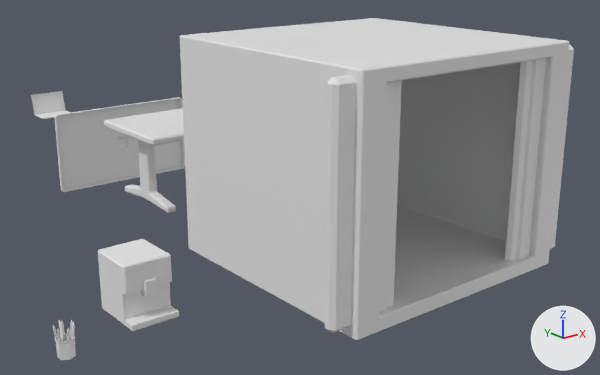
A saved change to the FBX model My project/Assets/Objects/Bas/props.fbx.
Rendered twice from a 50 mm lens placed at (-4.21, -4.44, 2.37), pointed at (0.47, 1.4, 0.03). Arrows for +X, +Y and +Z are at lower right; the lights stay in place. Where no turn or scale is listed for an object, it has been applied to the vertices.

Script lines for the objects in view, before the commit:
```python
me_cube_004 = bpy.data.meshes.new('Cube.004')
me_cube_004.from_pydata(...)  # 116 vertices, 126 faces; spans x -0.215..0.215, y -0.14..0.206, z 0.0..0.267
me_cube_005 = bpy.data.meshes.new('Cube.005')
me_cube_005.from_pydata(...)  # 300 vertices, 295 faces; spans x -1.16..1.16, y 0.0..2.0, z -0.1..1.6
me_cube_006 = bpy.data.meshes.new('Cube.006')
me_cube_006.from_pydata(...)  # 52 vertices, 48 faces; spans x -0.165..0.165, y -0.207..0.207, z 0.0..0.414
me_cube_007 = bpy.data.meshes.new('Cube.007')
me_cube_007.from_pydata(...)  # 164 vertices, 138 faces; spans x -0.072..0.045, y -0.044..0.109, z -0.008..0.197
me_cube_010 = bpy.data.meshes.new('Cube.010')
me_cube_010.from_pydata(...)  # 128 vertices, 132 faces; spans x -0.98..0.98, y -0.46..0.46, z 0.0..0.7
me_cube_011 = bpy.data.meshes.new('Cube.011')
me_cube_011.from_pydata(...)  # 100 vertices, 107 faces; spans x -0.79..0.79, y -0.06..0.0, z -0.44..0.44
ob_cube_005 = bpy.data.objects.new('Cube.005', me_cube_006)
ob_cube_005.location = (-1.966, 0.0, 0.0)
ob_cube_006 = bpy.data.objects.new('Cube.006', me_cube_007)
ob_cube_006.location = (-2.62, -0.434, 0.103)
ob_laptop = bpy.data.objects.new('laptop', me_cube_004)
ob_laptop.location = (0.0, 6.0, 0.0)
ob_lift = bpy.data.objects.new('lift', me_cube_005)
ob_lift.location = (0.0, -1.0, 0.0)
ob_tafel = bpy.data.objects.new('tafel', me_cube_010)
ob_tafel.location = (0.0, 2.0, 0.0)
ob_tv = bpy.data.objects.new('tv', me_cube_011)
ob_tv.location = (0.013, 4.12, 0.0)
```
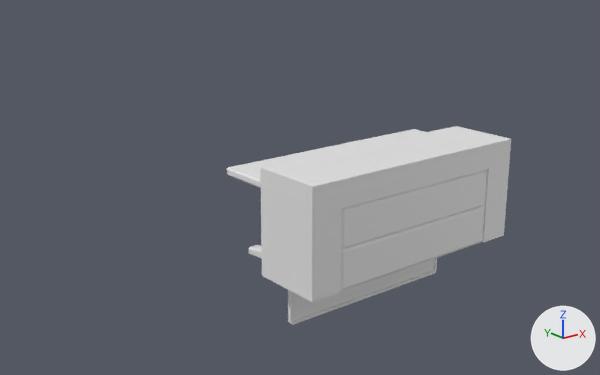
What differs and where, as boxes [x1, y1, x2, y2] in the pictures (600 x 375 px):
'lift', deleted: before [180, 18, 574, 340]
'Cube', added: after [260, 126, 511, 302]
'tv', moved: before [54, 97, 185, 192]; after [288, 258, 437, 325]
'Cube.005', moved (not visible afterwards): before [98, 239, 179, 331]
'tafel', moved: before [104, 108, 184, 213]; after [227, 129, 426, 259]
'tvScherm', added: after [293, 259, 435, 321]
'laptop', moved (not visible afterwards): before [31, 91, 70, 119]
'Cube.006', moved (not visible afterwards): before [53, 320, 76, 360]

What changed in the scene script:
```text
Add me_cube_001:
    me_cube_001.from_pydata([(-0.76, -0.05, 0.42), (-0.76, -0.05, 0.42), (-0.76, -0.05, -0.41), (-0.76, -0.05, -0.41), (0.76, -0.05, -0.41), (0.76, -0.05, -0.41), (0.76, -0.05, 0.42), (0.76, -0.05, 0.42)], [], [(5, 6, 7, 4), (0, 3, 4, 7), (1, 2, 3, 0)])
Add me_cube_003:
    me_cube_003.from_pydata(...)  # 59 vertices, 104 faces; spans x -1.0..1.0, y -0.56..0.0, z 0.0..0.8
Change ob_tv:
    ob_tv.location: (0.013, 4.12, 0.0) -> (0.0, 0.0, 0.0)
Change ob_laptop:
    ob_laptop.location: (0.0, 6.0, 0.0) -> (0.0, 0.0, 0.0)
Remove ob_lift:
    ob_lift = bpy.data.objects.new('lift', me_cube_005)
    ob_lift.location = (0.0, -1.0, 0.0)
Change ob_cube_005:
    ob_cube_005.location: (-1.966, 0.0, 0.0) -> (0.0, 0.0, 0.0)
Change ob_cube_006:
    ob_cube_006.location: (-2.62, -0.434, 0.103) -> (0.0, 0.0, 0.0)
Change ob_tafel:
    ob_tafel.location: (0.0, 2.0, 0.0) -> (0.0, 0.0, 0.0)
Add ob_tvscherm:
    ob_tvscherm = bpy.data.objects.new('tvScherm', me_cube_001)
    ob_tvscherm.location = (0.0, 0.0, 0.0)
Add ob_cube:
    ob_cube = bpy.data.objects.new('Cube', me_cube_003)
    ob_cube.location = (0.0, 0.0, 0.0)
```
